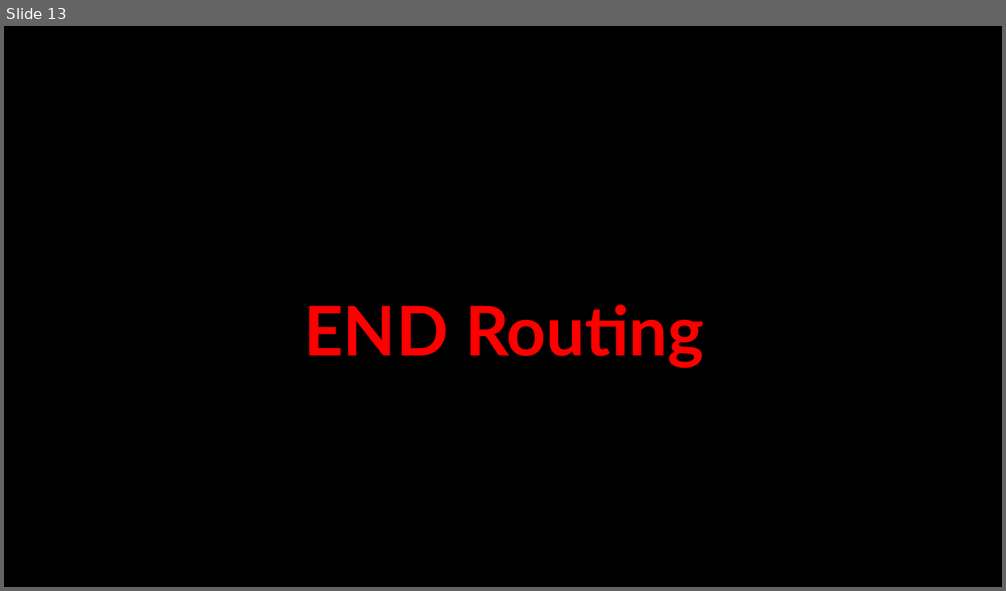
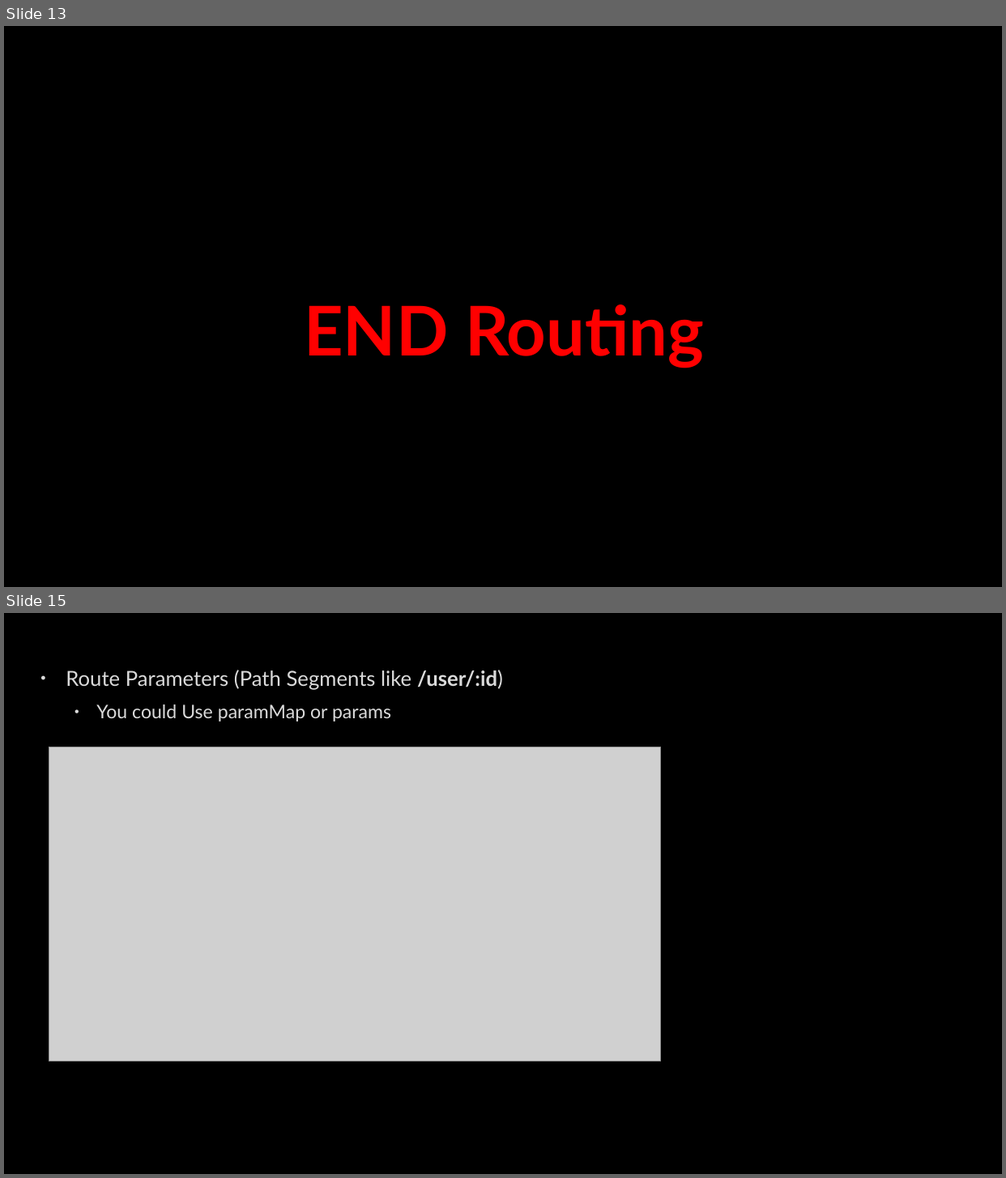
Before and after one commit to AhmedMohamedSamir1/Summary, a slide deck: Angular & type script/Angular.pptx. Shown one above the other, each under a label of ours: slide 13 before the commit, slides 13 and 15 after it; the slides between them are not shown. The pictures are 1006x591 and 1006x1178 pixels, drawn with LibreOffice and Linux fonts; fonts in the diff are those of the drawing; grey boxes stand for pictures; background and template pictures are left out. Boxes give left, top, right and bottom in pixels: in the first picture for what was removed or moved away, otherwise in the second. Text is boxed around its words. In the diff, an @@ line names an element or a change of style, - is before the commit and + after.

```diff
--- a/Angular & type script/Angular.pptx
+++ b/Angular & type script/Angular.pptx
@@ slide 15 added at <box>4,613,1002,1174</box>, background picture (left out) @@
@@ text added at <box>66,670,503,722</box>, 20 pt, text #DADADA @@
+• Route Parameters (Path Segments like /user/:id)
+  • You could Use paramMap or params
@@ picture added at <box>49,747,661,1063</box> @@
```
Also in this commit, not shown: 13 other slides added, 4 other files.
